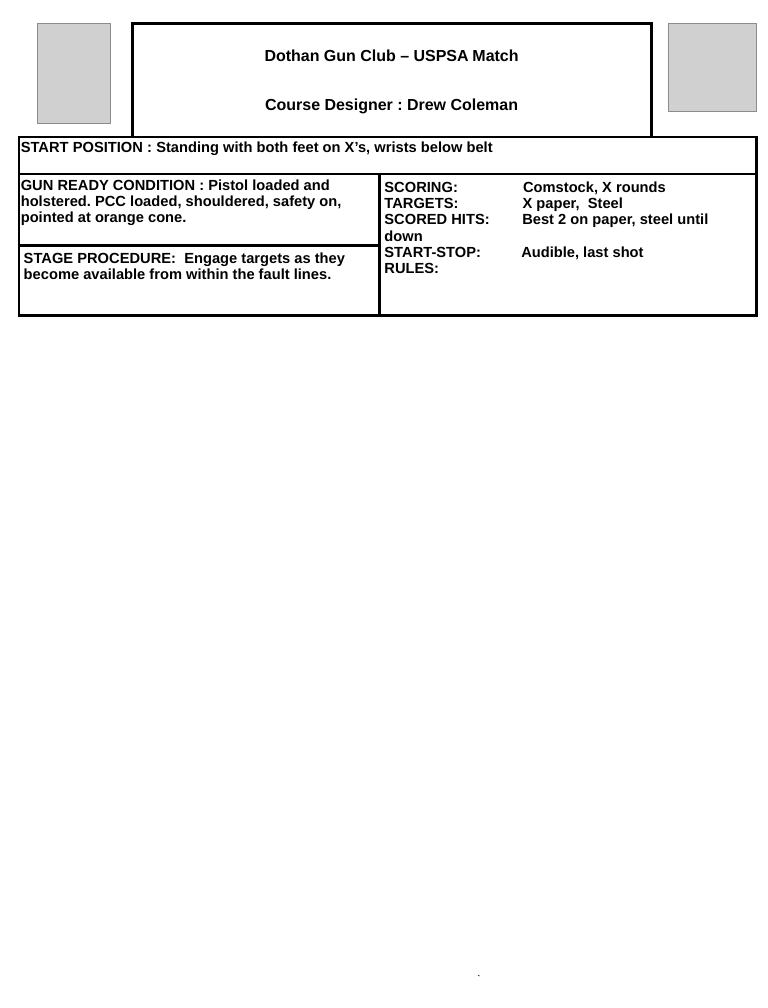
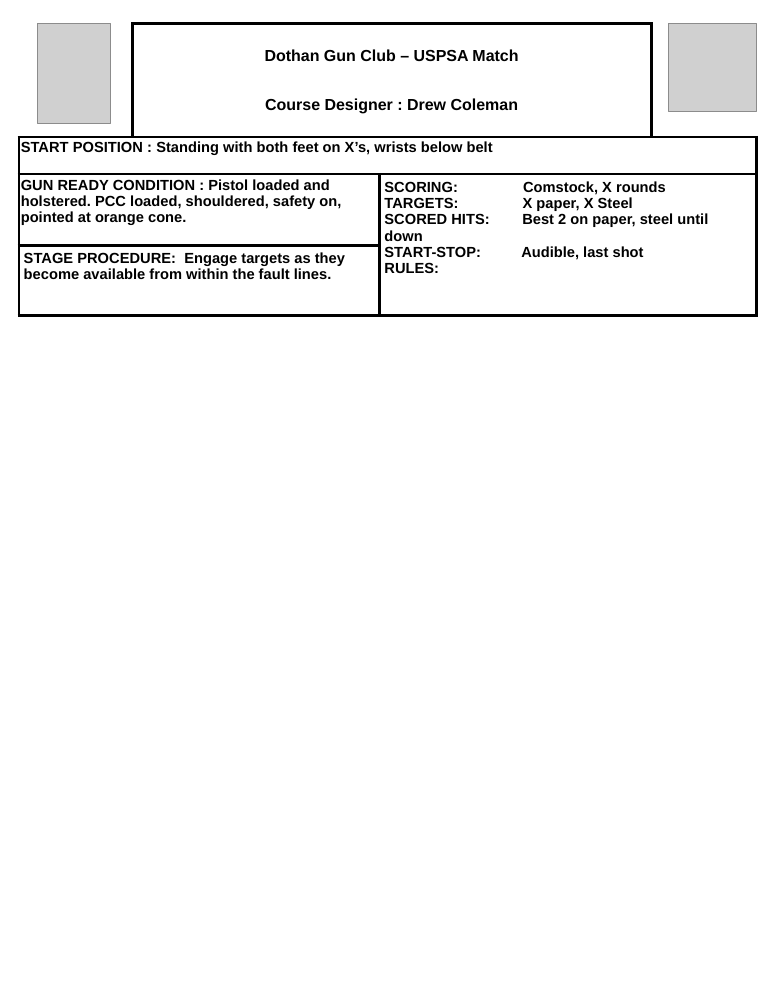
Before and after one commit to bagellord/USPSA-Stages, a slide deck: slide 1 of - Stage Design - USPSA.pptx. Drawn at 768x1008 pixels with LibreOffice and Linux fonts; fonts in the diff are those of the drawing; grey boxes stand for pictures. Boxes give left, top, right and bottom in pixels: in the first picture for what was removed or moved away, otherwise in the second. Text is boxed around its words. In the diff, an @@ line names an element or a change of style, - is before the commit and + after.

```diff
--- a/- Stage Design - USPSA.pptx
+++ b/- Stage Design - USPSA.pptx
@@ table at [19, 23, 757, 325] @@
-row 3, column 3: SCORING: Comstock, X rounds / TARGETS: X paper, Steel / SCORED HITS: Best 2 on paper, steel until down / START-STOP: Audible, last shot / RULES:
+row 3, column 3: SCORING: Comstock, X rounds / TARGETS: X paper, X Steel / SCORED HITS: Best 2 on paper, steel until down / START-STOP: Audible, last shot / RULES:
```
Also in this commit, not shown: 9 other files.
